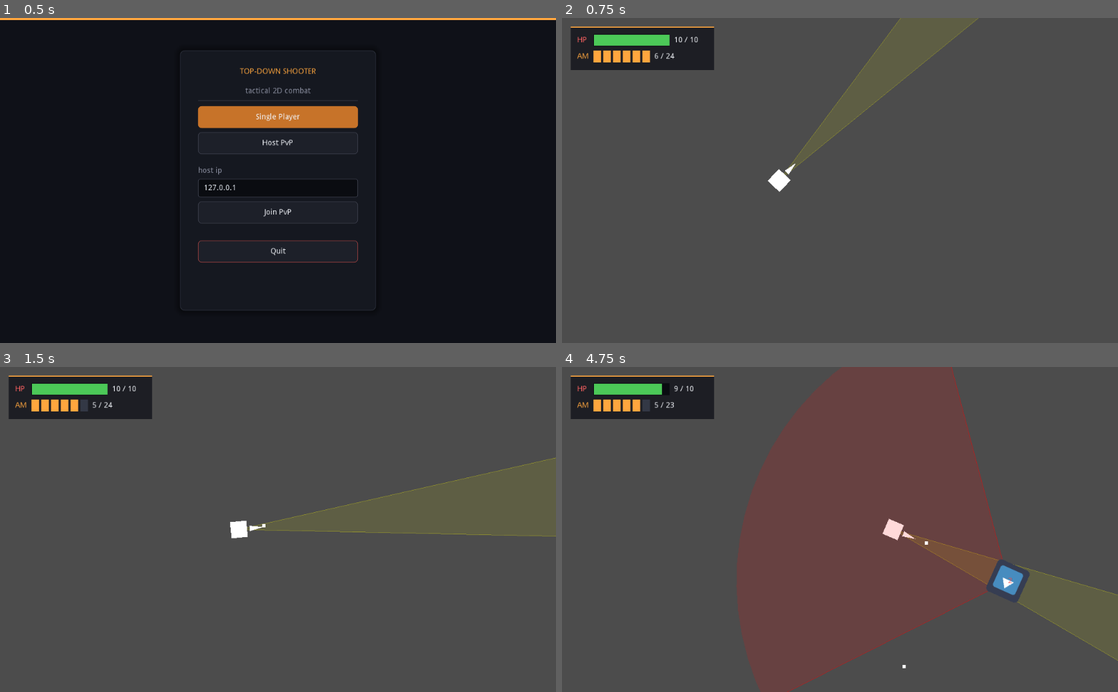
Above: before the commit, frames 1-4 (two rows, left to right).
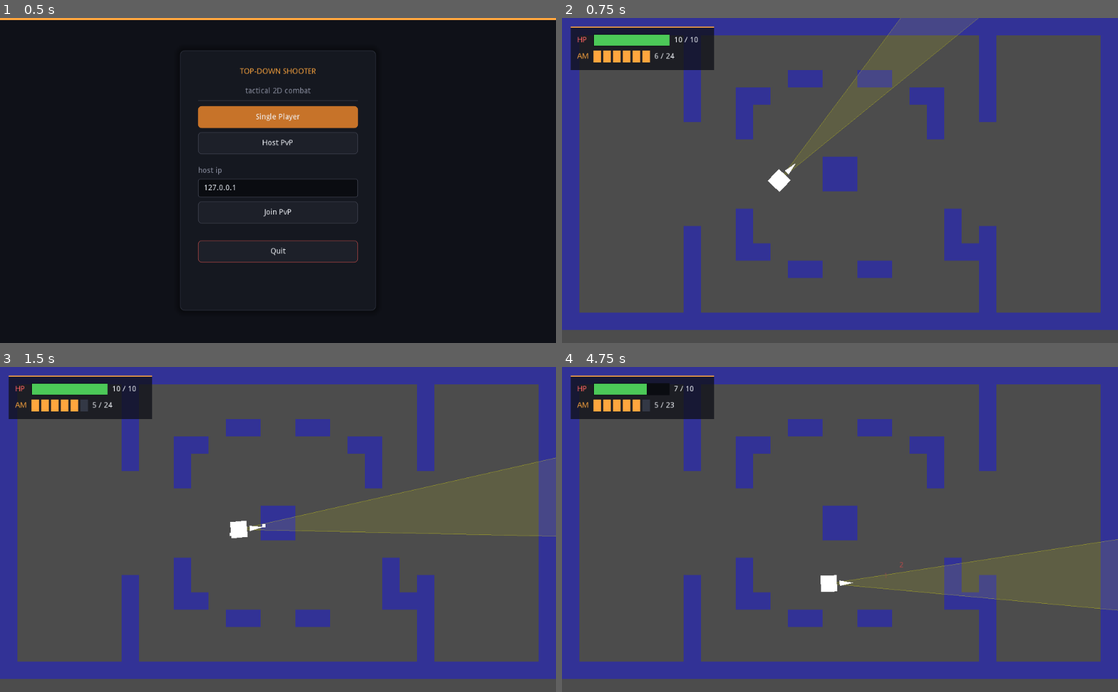
Above: after the commit, the same moments.

Repository: tvorj/topdownshooter
Game: Godot game, scene res://MainMenu.tscn
The game is run twice, just before and just after one commit, with the same random seed, the same clock (stepped at 60 frames per second) and the same inputs. The engine's default icon, where the game draws it, is replaced by a stand-in: a white triangle on a blue panel in a dark square.
Inputs (mouse positions are in pixels of both pictures, inside the frame that each line leads up to):
- Up to frame 1 (0.5 s): no input
- Up to frame 2 (0.75 s): click "Single Player" at 0.5 s
- Up to frame 3 (1.5 s): tap Enter at 1.25 s; move the mouse to (400, 513) at 1.27 s; hold D (move_right) from 1.28 s (still down); click (400, 513) at 1.35 s
- Up to frame 4 (4.75 s): move the mouse to (728, 545) at 2.02 s; release D (move_right) at 2.03 s; hold S (move_down) 2.03-2.78 s; tap R at 2.1, 3.6 s; move the mouse to (895, 458) at 2.77 s; hold D (move_right) 2.78-3.53 s; click (895, 458) at 2.85 s; move the mouse to (812, 594) at 3.52 s; hold W (move_up) 3.53-4.28 s; move the mouse to (1006, 578) at 4.27 s; hold A (move_left) from 4.28 s (still down); click (1006, 578) at 4.35 s

Frame 1 is identical in both runs. In frame 2, 23% of the frame differs, in the area x 0-100%, y 0-96%; in frame 3, 23%; in frame 4, 52%, in the area x 0-100%, y 0-100%.

Commit message:
temp map added

Diff:
--- a/World.gd
+++ b/World.gd
@@ -39,6 +39,7 @@
 
 func _ready():
 	_style_game_over_screen()
+	_build_map()
 	if GameState.is_pvp():
 		NetworkManager.connect("opponent_left", self, "_on_opponent_left")
 		_setup_pvp()
@@ -194,6 +195,60 @@
 
 func _on_MainMenuBtn_pressed():
 	_go_to_menu()
+
+
+# --- Map builder ---
+
+func _build_map():
+	var tm = $TileMap
+	tm.clear()
+
+	# Outer border
+	_wall_rect(tm, 0, 0, 31, 0)
+	_wall_rect(tm, 0, 17, 31, 17)
+	_wall_rect(tm, 0, 0, 0, 17)
+	_wall_rect(tm, 31, 0, 31, 17)
+
+	# Left divider — passage open at y=6..11
+	_wall_rect(tm, 7, 1, 7, 5)
+	_wall_rect(tm, 7, 12, 7, 16)
+
+	# Right divider — passage open at y=6..11
+	_wall_rect(tm, 24, 1, 24, 5)
+	_wall_rect(tm, 24, 12, 24, 16)
+
+	# Top-left L-cover (opens toward bottom-right)
+	_wall_rect(tm, 10, 4, 10, 6)
+	_wall_rect(tm, 10, 4, 11, 4)
+
+	# Top-right L-cover (opens toward bottom-left)
+	_wall_rect(tm, 20, 4, 21, 4)
+	_wall_rect(tm, 21, 4, 21, 6)
+
+	# Bottom-left L-cover (opens toward top-right)
+	_wall_rect(tm, 10, 11, 10, 13)
+	_wall_rect(tm, 10, 13, 11, 13)
+
+	# Bottom-right L-cover (opens toward top-left)
+	_wall_rect(tm, 22, 11, 22, 13)
+	_wall_rect(tm, 22, 13, 23, 13)
+
+	# Center pillar
+	_wall_rect(tm, 15, 8, 16, 9)
+
+	# Top cover strips
+	_wall_rect(tm, 13, 3, 14, 3)
+	_wall_rect(tm, 17, 3, 18, 3)
+
+	# Bottom cover strips
+	_wall_rect(tm, 13, 14, 14, 14)
+	_wall_rect(tm, 17, 14, 18, 14)
+
+
+func _wall_rect(tm, x1, y1, x2, y2):
+	for x in range(x1, x2 + 1):
+		for y in range(y1, y2 + 1):
+			tm.set_cell(x, y, 0)
 
 
 # --- Styling ---
